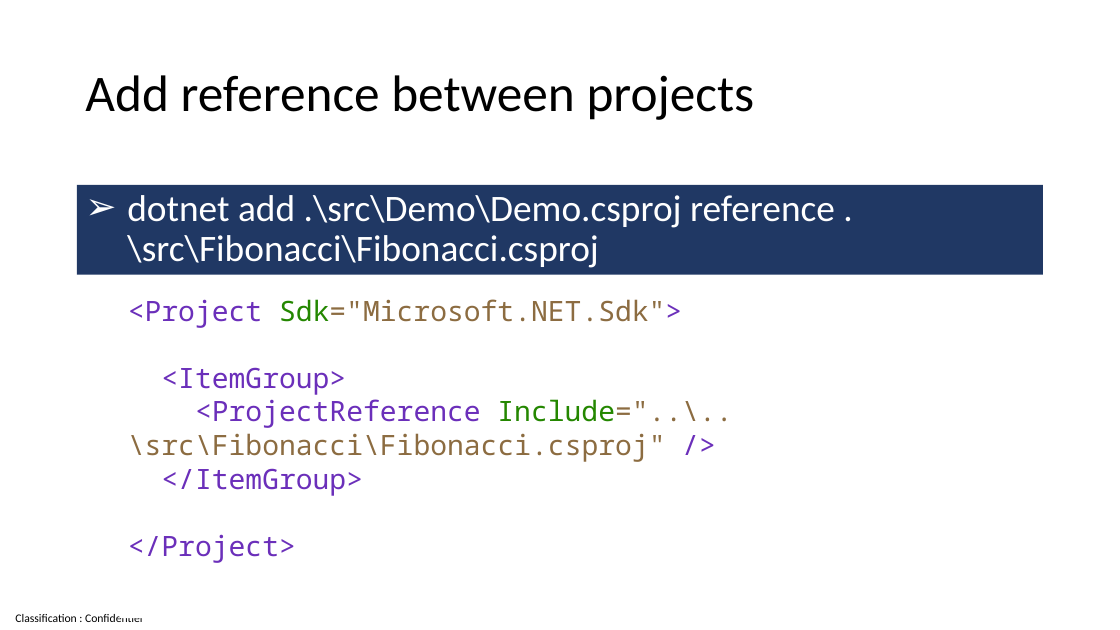
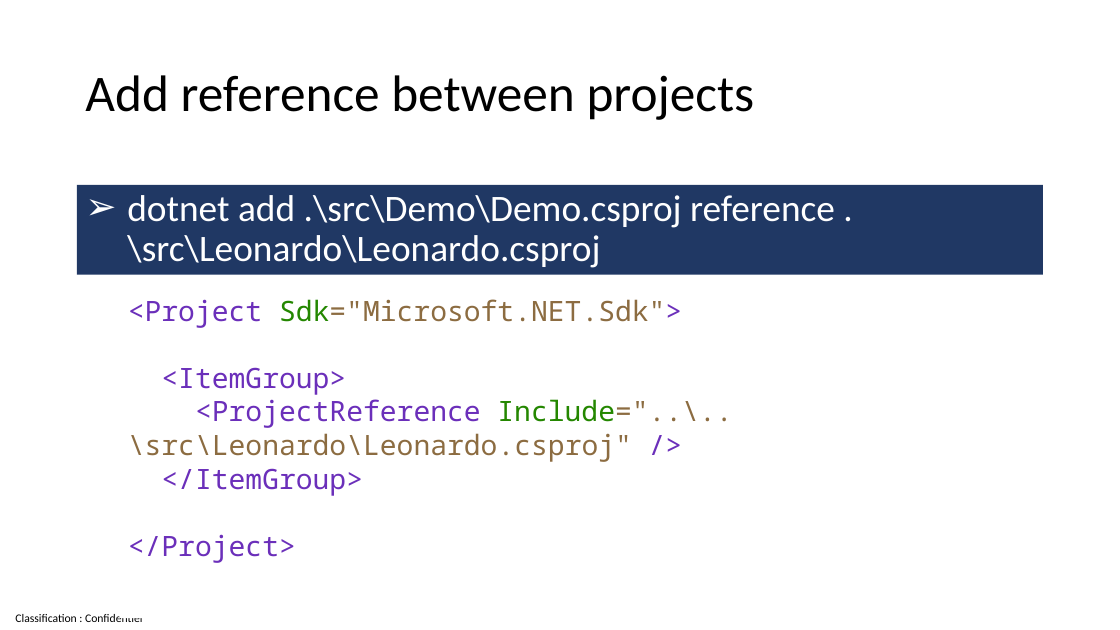
Before and after one commit to guillaume-chervet/course.dotnet, a slide deck: slide 95 of documentations/dotnet6.pptx (slide 94 before the commit). Drawn at 1120x630 pixels with LibreOffice and Linux fonts; fonts in the diff are those of the drawing. Boxes give left, top, right and bottom in pixels: in the first picture for what was removed or moved away, otherwise in the second. Text is boxed around its words. In the diff, an @@ line names an element or a change of style, - is before the commit and + after.

```diff
--- a/documentations/dotnet6.pptx
+++ b/documentations/dotnet6.pptx
@@ text in rectangle at [127,195,835,268]: text changed @@
-➢ dotnet add .\src\Demo\Demo.csproj reference .\src\Fibonacci\Fibonacci.csproj
+➢ dotnet add .\src\Demo\Demo.csproj reference .\src\Leonardo\Leonardo.csproj
@@ text at [128,299,732,563]: text changed @@
-<Project Sdk="Microsoft.NET.Sdk">
-<ItemGroup>
-<ProjectReference Include="..\..\src\Fibonacci\Fibonacci.csproj" />
-</ItemGroup>
-</Project>
+<Project Sdk="Microsoft.NET.Sdk">
+<ItemGroup>
+<ProjectReference Include="..\..\src\Leonardo\Leonardo.csproj" />
+</ItemGroup>
+</Project>
```
Also in this commit, not shown: 25 other slides changed, 1 slide added.
